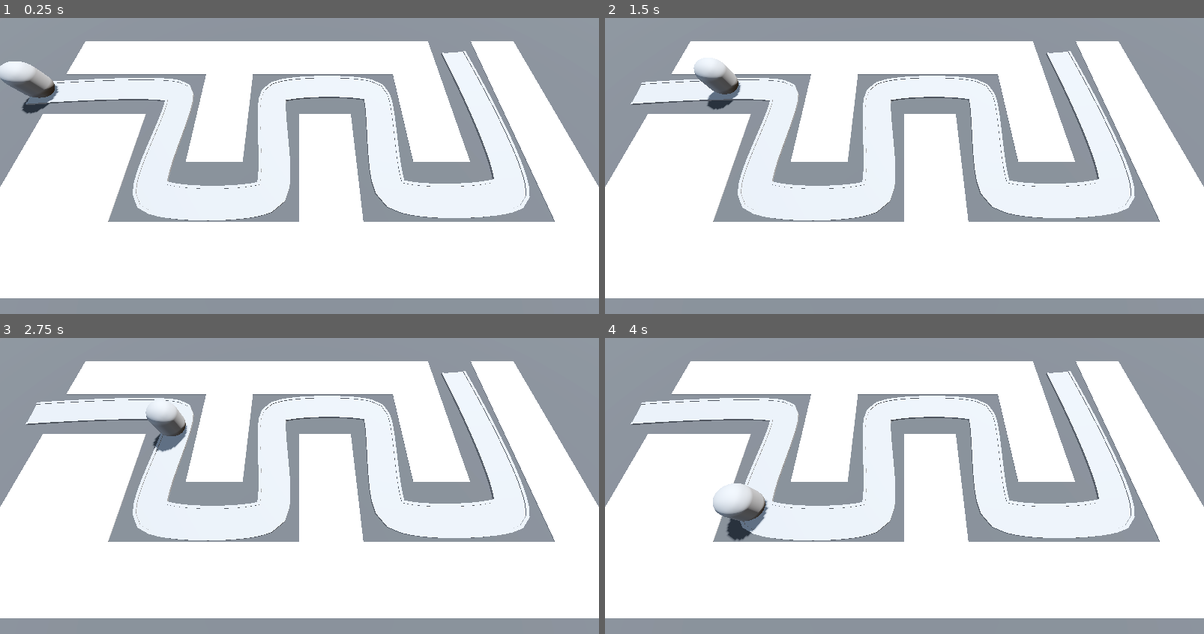
Above: before the commit, frames 1-4 (two rows, left to right).
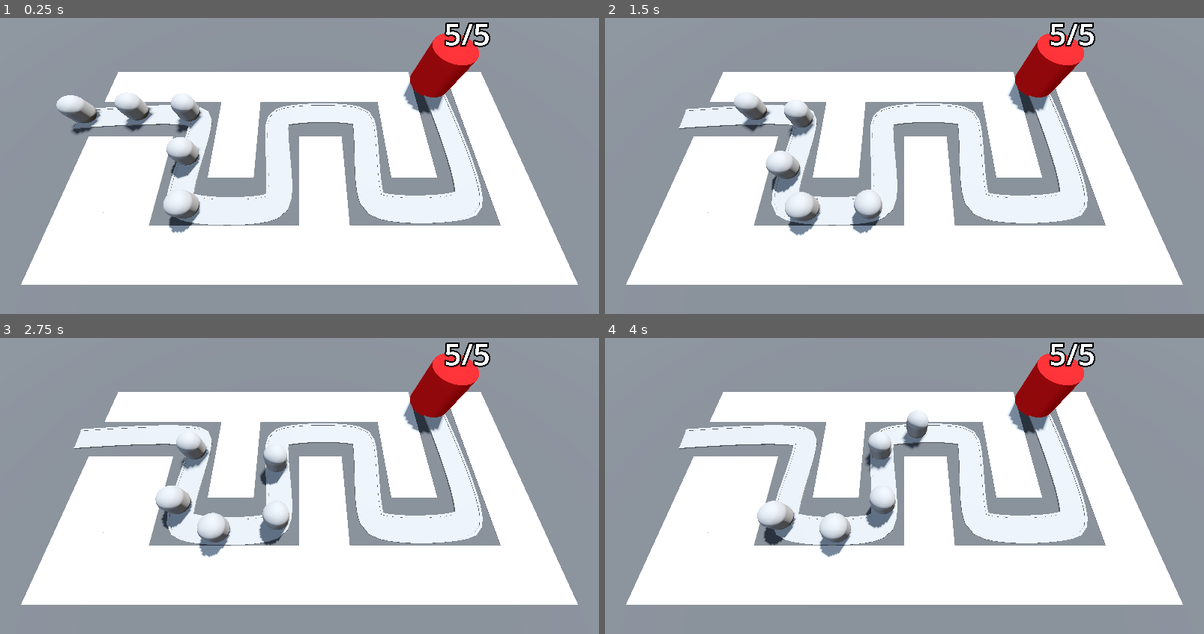
Above: after the commit, the same moments.

Repository: ricky-yosh/barbarian-blaster
Game: Godot game, scene res://BaseLevel.tscn
The game is run twice, just before and just after one commit, with the same random seed, the same clock (stepped at 60 frames per second) and the same inputs.
Inputs (mouse positions are in pixels of both pictures, inside the frame that each line leads up to):
- Up to frame 1 (0.25 s): no input
- Up to frame 2 (1.5 s): move the mouse to (1036, 127) at 0.52 s; move the mouse to (784, 163) at 1.27 s
- Up to frame 3 (2.75 s): move the mouse to (359, 391) at 2.02 s
- Up to frame 4 (4 s): move the mouse to (874, 533) at 2.77 s; move the mouse to (1084, 515) at 3.52 s

The runs differ from the first frame. In frame 1, 40% of the frame differs, in the area x 0-100%, y 1-95%; in frame 2, 40%; in frame 3, 40%; in frame 4, 40%.

Commit message:
Add raycasting and see where raycast is colliding

Diff:
--- /dev/null
+++ b/barbarian-blaster/Base/Base.tscn
@@ -0,0 +1,24 @@
+[gd_scene load_steps=3 format=3 uid="uid://commadi2g4wyl"]
+
+[ext_resource type="Script" uid="uid://d2tgpoel8ucx8" path="res://Base/base.gd" id="1_5khh3"]
+
+[sub_resource type="StandardMaterial3D" id="StandardMaterial3D_n1ktb"]
+albedo_color = Color(0.890196, 0, 0, 1)
+
+[node name="Base" type="Node3D" groups=["base"]]
+script = ExtResource("1_5khh3")
+
+[node name="CSGCylinder3D" type="CSGCylinder3D" parent="."]
+transform = Transform3D(1, 0, 0, 0, 1, 0, 0, 0, 1, 0, 2, 0)
+radius = 2.0
+height = 5.0
+sides = 32
+material = SubResource("StandardMaterial3D_n1ktb")
+
+[node name="Label3D" type="Label3D" parent="."]
+transform = Transform3D(1, 0, 0, 0, 1, 0, 0, 0, 1, 0, 6, 0)
+billboard = 1
+text = "starting health
+"
+font_size = 500
+outline_size = 100
--- /dev/null
+++ b/barbarian-blaster/Base/base.gd
@@ -0,0 +1,22 @@
+extends Node3D
+
+@export var max_health: int = 5
+
+var current_health: int:
+	set(health_in):
+		current_health = health_in
+		print("health was changed")
+		label_3d.text = str(current_health) + "/" + str(max_health)
+		var red: Color = Color.RED
+		var white: Color = Color.WHITE
+		label_3d.modulate = red.lerp(white, float(current_health)/float(max_health))
+		if current_health < 1:
+			get_tree().reload_current_scene()
+
+@onready var label_3d: Label3D = $Label3D
+
+func _ready() -> void:
+	current_health = max_health
+
+func take_damage() -> void:
+	current_health -= 1
--- a/barbarian-blaster/BaseLevel.tscn
+++ b/barbarian-blaster/BaseLevel.tscn
@@ -1,7 +1,9 @@
-[gd_scene load_steps=8 format=3 uid="uid://c7g3vyt5agw6a"]
+[gd_scene load_steps=10 format=3 uid="uid://c7g3vyt5agw6a"]
 
+[ext_resource type="PackedScene" uid="uid://b4db3ecwcq1hs" path="res://RayPickerCamera/ray_picker_camera.tscn" id="1_knq2t"]
 [ext_resource type="MeshLibrary" uid="uid://be10ubgn6mcsd" path="res://MeshLibraries/SpaceLibrary.tres" id="1_lvb7b"]
 [ext_resource type="PackedScene" uid="uid://bgb06f1jnswyt" path="res://Enemy/Enemy.tscn" id="2_5x8ra"]
+[ext_resource type="PackedScene" uid="uid://commadi2g4wyl" path="res://Base/Base.tscn" id="3_o2j4u"]
 
 [sub_resource type="ProceduralSkyMaterial" id="ProceduralSkyMaterial_dq0bh"]
 sky_horizon_color = Color(0.662243, 0.671743, 0.686743, 1)
@@ -40,8 +42,8 @@
 size = Vector3(100, 2, 100)
 material = SubResource("StandardMaterial3D_lvb7b")
 
-[node name="Camera3D" type="Camera3D" parent="."]
-transform = Transform3D(1, 0, 0, 0, 0.422618, 0.906308, 0, -0.906308, 0.422618, 0, 14.5, 9.5)
+[node name="RayPickerCamera" parent="." instance=ExtResource("1_knq2t")]
+transform = Transform3D(1, 0, 0, 0, 0.422618, 0.906308, 0, -0.906308, 0.422618, 0, 18.54, 9.59)
 
 [node name="GridMap" type="GridMap" parent="."]
 mesh_library = ExtResource("1_lvb7b")
@@ -97,5 +99,24 @@
 path_u_distance = 1.0
 path_joined = false
 
-[node name="Enemy" parent="Path3D" instance=ExtResource("2_5x8ra")]
+[node name="Enemy1" parent="Path3D" instance=ExtResource("2_5x8ra")]
 transform = Transform3D(0.00285668, 0, -0.999993, 0, 1, 0, 0.999993, 0, 0.00285668, -21.8158, 0, -1.94396)
+
+[node name="Enemy2" parent="Path3D" instance=ExtResource("2_5x8ra")]
+transform = Transform3D(0.0534228, 0, -0.998569, 0, 1, 0, 0.998569, 0, 0.0534228, -16.8292, 0, -2.30533)
+progress = 5.0
+
+[node name="Enemy3" parent="Path3D" instance=ExtResource("2_5x8ra")]
+transform = Transform3D(-0.0491603, 0, -0.998788, 0, 1, 0, 0.998788, 0, -0.0491603, -11.8317, 0, -2.38985)
+progress = 10.0
+
+[node name="Enemy4" parent="Path3D" instance=ExtResource("2_5x8ra")]
+transform = Transform3D(-0.99627, 0, 0.0862623, 0, 1, 0, -0.0862623, 0, -0.99627, -9.71412, 0, 0.929743)
+progress = 15.0
+
+[node name="Enemy5" parent="Path3D" instance=ExtResource("2_5x8ra")]
+transform = Transform3D(-0.959097, 0, -0.283069, 0, 1, 0, 0.283069, 0, -0.959097, -9.91199, 0, 5.90922)
+progress = 20.0
+
+[node name="Base" parent="." instance=ExtResource("3_o2j4u")]
+transform = Transform3D(1, 0, 0, 0, 1, 0, 0, 0, 1, 13.8983, 0, -6.52356)
--- a/barbarian-blaster/Enemy/enemy.gd
+++ b/barbarian-blaster/Enemy/enemy.gd
@@ -1,6 +1,12 @@
 extends PathFollow3D
 
 @export var speed: float = 2.5
+
+@onready var base = get_tree().get_first_node_in_group("base")
+
 # Called every frame. 'delta' is the elapsed time since the previous frame.
 func _process(delta: float) -> void:
 	progress += delta * speed
+	if progress_ratio == 1.0:
+		base.take_damage()
+		set_process(false)
--- /dev/null
+++ b/barbarian-blaster/RayPickerCamera/ray_picker_camera.gd
@@ -0,0 +1,10 @@
+extends Camera3D
+
+@onready var ray_cast_3d: RayCast3D = $RayCast3D
+
+# Called every frame. 'delta' is the elapsed time since the previous frame.
+func _process(delta: float) -> void:
+	var mouse_position: Vector2 = get_viewport().get_mouse_position()
+	ray_cast_3d.target_position = project_local_ray_normal(mouse_position) * 100.0
+	ray_cast_3d.force_raycast_update()
+	printt(ray_cast_3d.get_collider(), ray_cast_3d.get_collision_point())
--- /dev/null
+++ b/barbarian-blaster/RayPickerCamera/ray_picker_camera.tscn
@@ -0,0 +1,8 @@
+[gd_scene load_steps=2 format=3 uid="uid://b4db3ecwcq1hs"]
+
+[ext_resource type="Script" uid="uid://7mvjitbb3a7s" path="res://RayPickerCamera/ray_picker_camera.gd" id="1_4x8xm"]
+
+[node name="RayPickerCamera" type="Camera3D"]
+script = ExtResource("1_4x8xm")
+
+[node name="RayCast3D" type="RayCast3D" parent="."]
Not shown, added: barbarian-blaster/Base/base.gd.uid
Not shown, added: barbarian-blaster/RayPickerCamera/ray_picker_camera.gd.uid
